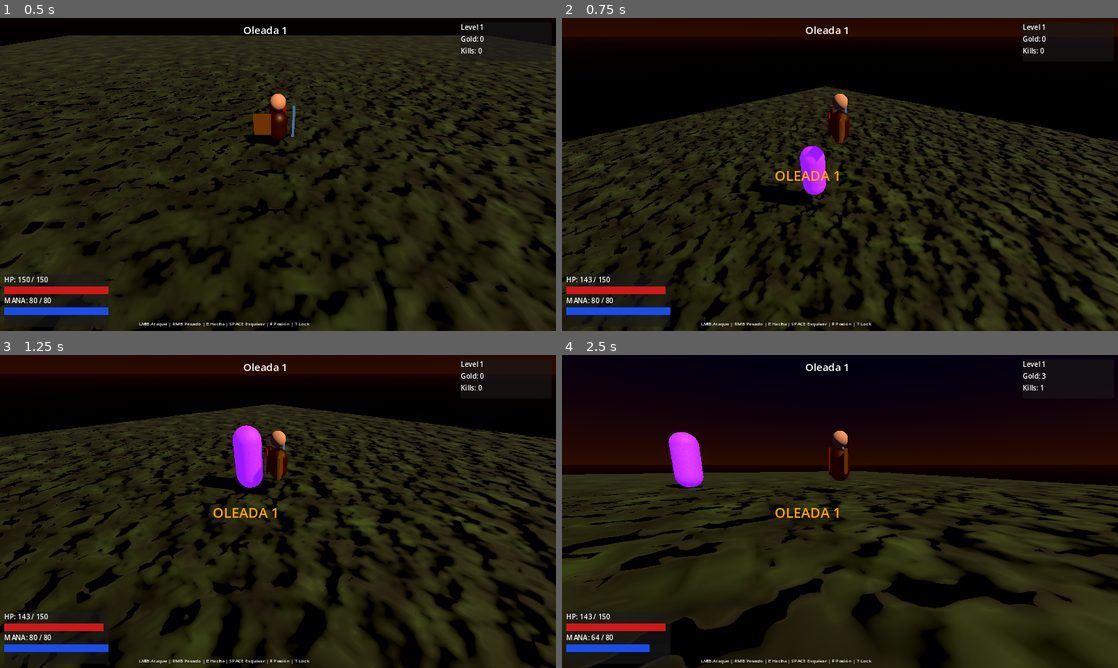
Above: before the commit, frames 1-4 (two rows, left to right).
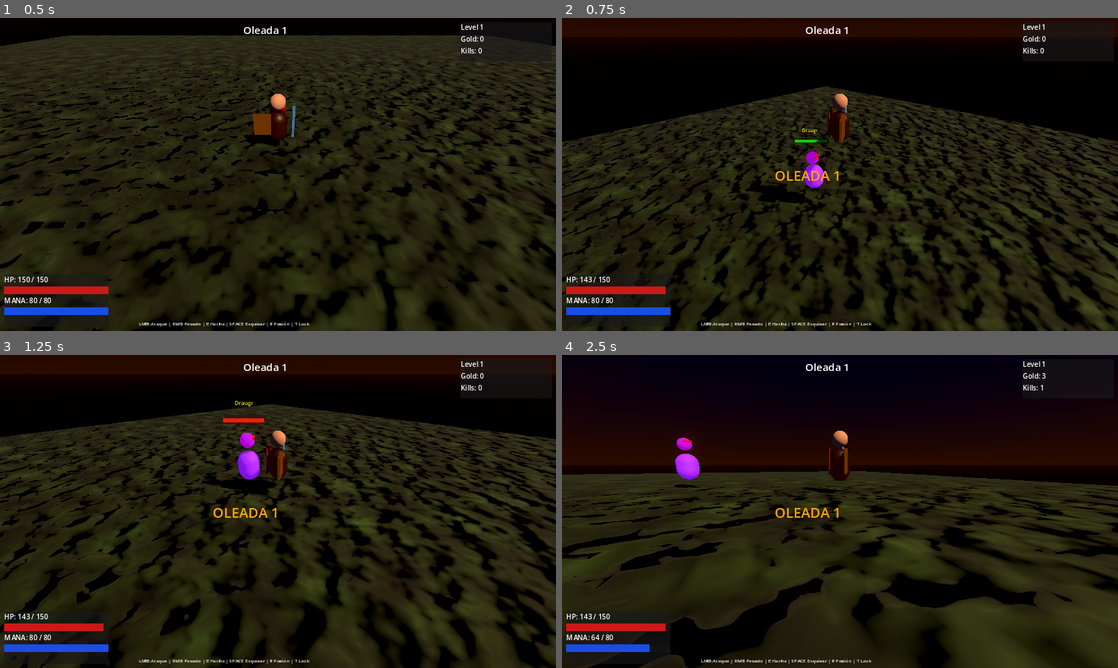
Above: after the commit, the same moments.

Repository: maicolrtu531-lab/michael
Game: Godot game, scene res://scenes/world/main.tscn
Same seed, same stepped clock (60 frames per second), same inputs: the game is played once before the commit and once after it.
Inputs (mouse positions are in pixels of both pictures, inside the frame that each line leads up to):
- Up to frame 1 (0.5 s): no input
- Up to frame 2 (0.75 s): tap Enter (ui_accept) at 0.5 s; move the mouse to (962, 158) at 0.52 s; hold D (move_right) from 0.53 s (still down); right-click (962, 158) at 0.6 s
- Up to frame 3 (1.25 s): keep holding D (move_right); tap Enter (ui_accept) at 0.77 s
- Up to frame 4 (2.5 s): move the mouse to (728, 527) at 1.27 s; release D (move_right) at 1.28 s; hold S (move_backward) 1.28-2.03 s; click (728, 527) at 1.35 s; tap Enter (ui_accept) at 1.52 s; move the mouse to (895, 442) at 2.02 s; hold D (move_right) from 2.03 s (still down); tap R (blizzard) at 2.1 s

Frame 1 is identical in both runs. In frame 2, 0.6% of the frame differs, in the area x 35-48%, y 35-60%; in frame 3, 1.0%, in the area x 35-48%, y 14-44%; in frame 4, 0.8%.

Commit message:
Add health bars + names above enemies (Label3D + scaled mesh), distinct enemy models with heads/eyes/horns/crown

Diff:
--- a/godot-wrath/scenes/enemies/baldur_boss.tscn
+++ b/godot-wrath/scenes/enemies/baldur_boss.tscn
@@ -1,19 +1,19 @@
-[gd_scene load_steps=6 format=3]
+[gd_scene load_steps=10 format=3]
 
 [ext_resource type="Script" path="res://scripts/enemies/baldur_boss.gd" id="1"]
 
-[sub_resource type="CapsuleShape3D" id="CapsuleShape3D_1"]
-radius = 0.7
+[sub_resource type="CapsuleShape3D" id="Col_1"]
+radius = 0.72
 height = 2.4
 
-[sub_resource type="CapsuleMesh" id="CapsuleMesh_1"]
-radius = 0.7
-height = 2.4
+[sub_resource type="CapsuleMesh" id="Body_mesh"]
+radius = 0.62
+height = 1.1
 
 [sub_resource type="FastNoiseLite" id="Noise_boss"]
 noise_type = 1
 seed = 77
-frequency = 0.2
+frequency = 0.18
 
 [sub_resource type="NoiseTexture2D" id="BossTex"]
 width = 512
@@ -21,23 +21,56 @@
 seamless = true
 noise = SubResource("Noise_boss")
 
-[sub_resource type="StandardMaterial3D" id="Mat_baldur"]
-albedo_color = Color(0.7, 0.5, 1.0, 1)
+[sub_resource type="StandardMaterial3D" id="Mat_body"]
+albedo_color = Color(0.65, 0.45, 1.0, 1)
 albedo_texture = SubResource("BossTex")
+metallic = 0.6
+roughness = 0.25
+emission_enabled = true
+emission = Color(0.55, 0.15, 1.0, 1)
+emission_energy_multiplier = 2.0
+
+[sub_resource type="SphereMesh" id="Head_mesh"]
+radius = 0.42
+height = 0.84
+
+[sub_resource type="StandardMaterial3D" id="Mat_head"]
+albedo_color = Color(0.8, 0.7, 1.0, 1)
 metallic = 0.5
 roughness = 0.3
 emission_enabled = true
-emission = Color(0.6, 0.2, 1.0, 1)
-emission_energy_multiplier = 2.2
+emission = Color(0.7, 0.4, 1.0, 1)
+emission_energy_multiplier = 1.5
+
+[sub_resource type="BoxMesh" id="Crown_mesh"]
+size = Vector3(0.9, 0.18, 0.9)
+
+[sub_resource type="StandardMaterial3D" id="Mat_crown"]
+albedo_color = Color(1.0, 0.85, 0.0, 1)
+metallic = 1.0
+roughness = 0.05
+emission_enabled = true
+emission = Color(1.0, 0.8, 0.0, 1)
+emission_energy_multiplier = 1.2
 
 [node name="Baldur" type="CharacterBody3D"]
 script = ExtResource("1")
 
 [node name="CollisionShape3D" type="CollisionShape3D" parent="."]
-shape = SubResource("CapsuleShape3D_1")
+shape = SubResource("Col_1")
 transform = Transform3D(1, 0, 0, 0, 1, 0, 0, 0, 1, 0, 1.2, 0)
 
 [node name="Mesh" type="MeshInstance3D" parent="."]
-mesh = SubResource("CapsuleMesh_1")
-surface_material_override/0 = SubResource("Mat_baldur")
-transform = Transform3D(1, 0, 0, 0, 1, 0, 0, 0, 1, 0, 1.2, 0)
+mesh = SubResource("Body_mesh")
+surface_material_override/0 = SubResource("Mat_body")
+transform = Transform3D(1, 0, 0, 0, 1, 0, 0, 0, 1, 0, 1.0, 0)
+
+[node name="HeadMesh" type="MeshInstance3D" parent="."]
+mesh = SubResource("Head_mesh")
+surface_material_override/0 = SubResource("Mat_head")
+transform = Transform3D(1, 0, 0, 0, 1, 0, 0, 0, 1, 0, 2.1, 0)
+
+[node name="Crown" type="MeshInstance3D" parent="."]
+mesh = SubResource("Crown_mesh")
+surface_material_override/0 = SubResource("Mat_crown")
+transform = Transform3D(1, 0, 0, 0, 1, 0, 0, 0, 1, 0, 2.55, 0)
--- a/godot-wrath/scenes/enemies/berserker.tscn
+++ b/godot-wrath/scenes/enemies/berserker.tscn
@@ -1,14 +1,14 @@
-[gd_scene load_steps=6 format=3]
+[gd_scene load_steps=10 format=3]
 
 [ext_resource type="Script" path="res://scripts/enemies/berserker.gd" id="1"]
 
-[sub_resource type="CapsuleShape3D" id="CapsuleShape3D_1"]
-radius = 0.38
+[sub_resource type="CapsuleShape3D" id="Col_1"]
+radius = 0.42
 height = 1.6
 
-[sub_resource type="CapsuleMesh" id="CapsuleMesh_1"]
-radius = 0.38
-height = 1.6
+[sub_resource type="CapsuleMesh" id="Body_mesh"]
+radius = 0.36
+height = 0.75
 
 [sub_resource type="FastNoiseLite" id="Noise_b"]
 noise_type = 2
@@ -21,23 +21,51 @@
 seamless = true
 noise = SubResource("Noise_b")
 
-[sub_resource type="StandardMaterial3D" id="Mat_berserker"]
-albedo_color = Color(0.9, 0.3, 0.0, 1)
+[sub_resource type="StandardMaterial3D" id="Mat_body"]
+albedo_color = Color(0.85, 0.25, 0.0, 1)
 albedo_texture = SubResource("BersTex")
-metallic = 0.3
+metallic = 0.4
 roughness = 0.5
 emission_enabled = true
-emission = Color(1.0, 0.3, 0.0, 1)
+emission = Color(1.0, 0.35, 0.0, 1)
 emission_energy_multiplier = 1.0
+
+[sub_resource type="SphereMesh" id="Head_mesh"]
+radius = 0.22
+height = 0.44
+
+[sub_resource type="StandardMaterial3D" id="Mat_head"]
+albedo_color = Color(0.6, 0.15, 0.0, 1)
+emission_enabled = true
+emission = Color(1.0, 0.2, 0.0, 1)
+emission_energy_multiplier = 0.6
+
+[sub_resource type="BoxMesh" id="Horns_mesh"]
+size = Vector3(0.5, 0.08, 0.08)
+
+[sub_resource type="StandardMaterial3D" id="Mat_horns"]
+albedo_color = Color(0.1, 0.1, 0.1, 1)
+metallic = 0.8
+roughness = 0.2
 
 [node name="Berserker" type="CharacterBody3D"]
 script = ExtResource("1")
 
 [node name="CollisionShape3D" type="CollisionShape3D" parent="."]
-shape = SubResource("CapsuleShape3D_1")
+shape = SubResource("Col_1")
 transform = Transform3D(1, 0, 0, 0, 1, 0, 0, 0, 1, 0, 0.8, 0)
 
 [node name="Mesh" type="MeshInstance3D" parent="."]
-mesh = SubResource("CapsuleMesh_1")
-surface_material_override/0 = SubResource("Mat_berserker")
-transform = Transform3D(1, 0, 0, 0, 1, 0, 0, 0, 1, 0, 0.8, 0)
+mesh = SubResource("Body_mesh")
+surface_material_override/0 = SubResource("Mat_body")
+transform = Transform3D(1, 0, 0, 0, 1, 0, 0, 0, 1, 0, 0.65, 0)
+
+[node name="HeadMesh" type="MeshInstance3D" parent="."]
+mesh = SubResource("Head_mesh")
+surface_material_override/0 = SubResource("Mat_head")
+transform = Transform3D(1, 0, 0, 0, 1, 0, 0, 0, 1, 0, 1.35, 0)
+
+[node name="Horns" type="MeshInstance3D" parent="."]
+mesh = SubResource("Horns_mesh")
+surface_material_override/0 = SubResource("Mat_horns")
+transform = Transform3D(1, 0, 0, 0, 1, 0, 0, 0, 1, 0, 1.55, 0)
--- a/godot-wrath/scenes/enemies/draugr.tscn
+++ b/godot-wrath/scenes/enemies/draugr.tscn
@@ -1,14 +1,14 @@
-[gd_scene load_steps=6 format=3]
+[gd_scene load_steps=10 format=3]
 
 [ext_resource type="Script" path="res://scripts/enemies/draugr.gd" id="1"]
 
-[sub_resource type="CapsuleShape3D" id="CapsuleShape3D_1"]
+[sub_resource type="CapsuleShape3D" id="Col_1"]
 radius = 0.4
 height = 1.8
 
-[sub_resource type="CapsuleMesh" id="CapsuleMesh_1"]
-radius = 0.4
-height = 1.8
+[sub_resource type="CapsuleMesh" id="Body_mesh"]
+radius = 0.32
+height = 0.85
 
 [sub_resource type="FastNoiseLite" id="Noise_d"]
 noise_type = 1
@@ -21,23 +21,52 @@
 seamless = true
 noise = SubResource("Noise_d")
 
-[sub_resource type="StandardMaterial3D" id="Mat_draugr"]
-albedo_color = Color(0.35, 0.1, 0.5, 1)
+[sub_resource type="StandardMaterial3D" id="Mat_body"]
+albedo_color = Color(0.3, 0.08, 0.45, 1)
 albedo_texture = SubResource("DraugrTex")
-metallic = 0.2
-roughness = 0.7
+metallic = 0.1
+roughness = 0.75
 emission_enabled = true
 emission = Color(0.5, 0.1, 0.9, 1)
-emission_energy_multiplier = 1.2
+emission_energy_multiplier = 1.0
+
+[sub_resource type="SphereMesh" id="Head_mesh"]
+radius = 0.2
+height = 0.4
+
+[sub_resource type="StandardMaterial3D" id="Mat_head"]
+albedo_color = Color(0.15, 0.05, 0.25, 1)
+emission_enabled = true
+emission = Color(0.8, 0.0, 1.0, 1)
+emission_energy_multiplier = 0.8
+
+[sub_resource type="BoxMesh" id="Eye_mesh"]
+size = Vector3(0.25, 0.06, 0.05)
+
+[sub_resource type="StandardMaterial3D" id="Mat_eyes"]
+albedo_color = Color(1.0, 0.0, 0.0, 1)
+emission_enabled = true
+emission = Color(1.0, 0.0, 0.0, 1)
+emission_energy_multiplier = 3.0
 
 [node name="Draugr" type="CharacterBody3D"]
 script = ExtResource("1")
 
 [node name="CollisionShape3D" type="CollisionShape3D" parent="."]
-shape = SubResource("CapsuleShape3D_1")
+shape = SubResource("Col_1")
 transform = Transform3D(1, 0, 0, 0, 1, 0, 0, 0, 1, 0, 0.9, 0)
 
 [node name="Mesh" type="MeshInstance3D" parent="."]
-mesh = SubResource("CapsuleMesh_1")
-surface_material_override/0 = SubResource("Mat_draugr")
-transform = Transform3D(1, 0, 0, 0, 1, 0, 0, 0, 1, 0, 0.9, 0)
+mesh = SubResource("Body_mesh")
+surface_material_override/0 = SubResource("Mat_body")
+transform = Transform3D(1, 0, 0, 0, 1, 0, 0, 0, 1, 0, 0.7, 0)
+
+[node name="HeadMesh" type="MeshInstance3D" parent="."]
+mesh = SubResource("Head_mesh")
+surface_material_override/0 = SubResource("Mat_head")
+transform = Transform3D(1, 0, 0, 0, 1, 0, 0, 0, 1, 0, 1.42, 0)
+
+[node name="Eyes" type="MeshInstance3D" parent="."]
+mesh = SubResource("Eye_mesh")
+surface_material_override/0 = SubResource("Mat_eyes")
+transform = Transform3D(1, 0, 0, 0, 1, 0, 0, 0, 1, 0, 1.5, 0.18)
--- a/godot-wrath/scripts/enemies/baldur_boss.gd
+++ b/godot-wrath/scripts/enemies/baldur_boss.gd
@@ -7,7 +7,7 @@
 var slam_cd     : float = 0.0
 
 func _on_ready_extra() -> void:
-	enemy_name   = "Baldur"
+	enemy_name   = "⚡ BALDUR ⚡"
 	max_hp       = 800
 	hp           = max_hp
 	move_speed   = 4.0
@@ -16,6 +16,9 @@
 	detect_range = 30.0
 	exp_reward   = 500
 	gold_reward  = 100
+
+func _get_bar_height() -> float:
+	return 3.0
 
 func _get_color() -> Color:
 	return Color(0.86, 0.71, 1.0, 1) if phase == 1 else Color(1.0, 0.31, 0.12, 1)
--- a/godot-wrath/scripts/enemies/enemy_base.gd
+++ b/godot-wrath/scripts/enemies/enemy_base.gd
@@ -24,12 +24,18 @@
 
 @onready var mesh : MeshInstance3D = $Mesh
 
+# UI nodes created at runtime
+var name_label  : Label3D        = null
+var hp_bar_bg   : MeshInstance3D = null
+var hp_bar_fg   : MeshInstance3D = null
+var hp_bar_mat  : StandardMaterial3D = null
+
 func _ready() -> void:
 	hp = max_hp
 	add_to_group("enemy")
-	# Find player after scene is ready
 	call_deferred("_find_player")
 	_on_ready_extra()
+	call_deferred("_build_overhead_ui")
 
 func _find_player() -> void:
 	player = get_tree().get_first_node_in_group("player")
@@ -37,28 +43,82 @@
 func _on_ready_extra() -> void:
 	pass
 
+func _build_overhead_ui() -> void:
+	var bar_height = _get_bar_height()
+
+	# Name label
+	name_label = Label3D.new()
+	name_label.text       = enemy_name
+	name_label.font_size  = 28
+	name_label.modulate   = Color(1.0, 0.9, 0.2, 1)
+	name_label.outline_size = 6
+	name_label.outline_modulate = Color(0, 0, 0, 1)
+	name_label.billboard  = BaseMaterial3D.BILLBOARD_ENABLED
+	name_label.no_depth_test = true
+	name_label.position   = Vector3(0, bar_height + 0.35, 0)
+	add_child(name_label)
+
+	# HP bar background (gray)
+	hp_bar_bg = MeshInstance3D.new()
+	var bg_mesh    = BoxMesh.new()
+	bg_mesh.size   = Vector3(1.1, 0.14, 0.02)
+	hp_bar_bg.mesh = bg_mesh
+	var bg_mat           = StandardMaterial3D.new()
+	bg_mat.albedo_color  = Color(0.15, 0.15, 0.15, 1)
+	bg_mat.billboard_mode = BaseMaterial3D.BILLBOARD_ENABLED
+	bg_mat.no_depth_test = true
+	hp_bar_bg.set_surface_override_material(0, bg_mat)
+	hp_bar_bg.position = Vector3(0, bar_height, 0)
+	add_child(hp_bar_bg)
+
+	# HP bar foreground (red/green)
+	hp_bar_fg = MeshInstance3D.new()
+	var fg_mesh    = BoxMesh.new()
+	fg_mesh.size   = Vector3(1.0, 0.10, 0.03)
+	hp_bar_fg.mesh = fg_mesh
+	hp_bar_mat           = StandardMaterial3D.new()
+	hp_bar_mat.albedo_color  = Color(0.0, 0.85, 0.1, 1)
+	hp_bar_mat.billboard_mode = BaseMaterial3D.BILLBOARD_ENABLED
+	hp_bar_mat.no_depth_test = true
+	hp_bar_mat.emission_enabled = true
+	hp_bar_mat.emission = Color(0.0, 0.5, 0.05, 1)
+	hp_bar_mat.emission_energy_multiplier = 0.5
+	hp_bar_fg.set_surface_override_material(0, hp_bar_mat)
+	hp_bar_fg.position = Vector3(0, bar_height, 0.01)
+	add_child(hp_bar_fg)
+
+func _get_bar_height() -> float:
+	return 2.0
+
+func _update_hp_bar() -> void:
+	if not hp_bar_fg or not hp_bar_mat:
+		return
+	var ratio = clamp(float(hp) / float(max_hp), 0.0, 1.0)
+	hp_bar_fg.scale.x = ratio
+	hp_bar_fg.position.x = (ratio - 1.0) * 0.5  # anchor left
+	var col = Color(1.0 - ratio, ratio * 0.85, 0.05, 1)
+	hp_bar_mat.albedo_color = col
+	hp_bar_mat.emission     = col * 0.5
+
 func _physics_process(delta: float) -> void:
 	if is_dead:
 		return
 
-	# Gravity
 	if not is_on_floor():
 		gravity_vel -= 20.0 * delta
 	else:
 		gravity_vel = -2.0
 	velocity.y = gravity_vel
 
-	# Frozen
 	if frozen_timer > 0:
 		frozen_timer -= delta
 		move_and_slide()
-		return
-
-	# Cooldowns
+		_update_hp_bar()
+		return
+
 	if attack_cd > 0:
 		attack_cd -= delta
 
-	# Knockback
 	if knockback.length() > 0.5:
 		velocity.x = knockback.x
 		velocity.z = knockback.z
@@ -88,11 +148,9 @@
 				state = State.IDLE
 
 		State.ATTACK:
-			# Stop and face player
 			velocity.x = lerp(velocity.x, 0.0, 12.0 * delta)
 			velocity.z = lerp(velocity.z, 0.0, 12.0 * delta)
 			_face_player(delta)
-
 			if dist > attack_range + 0.5:
 				state = State.CHASE
 			elif attack_cd <= 0:
@@ -102,14 +160,14 @@
 				_flash(Color(1.0, 0.3, 0.0, 1))
 
 	move_and_slide()
+	_update_hp_bar()
 
 func _move_toward_player(delta: float, dist: float) -> void:
 	var dir = (player.global_position - global_position)
 	dir.y = 0
 	dir = dir.normalized()
-	var spd = _get_speed(delta, dist)
-	velocity.x = dir.x * spd
-	velocity.z = dir.z * spd
+	velocity.x = dir.x * _get_speed(delta, dist)
+	velocity.z = dir.z * _get_speed(delta, dist)
 	_face_player(delta)
 
 func _get_speed(_delta: float, _dist: float) -> float:
@@ -153,6 +211,9 @@
 	is_dead = true
 	state   = State.DEAD
 	velocity = Vector3.ZERO
+	if name_label:  name_label.visible  = false
+	if hp_bar_bg:   hp_bar_bg.visible   = false
+	if hp_bar_fg:   hp_bar_fg.visible   = false
 	emit_signal("died", self)
 	if player and player.has_method("on_enemy_killed"):
 		player.on_enemy_killed(exp_reward, gold_reward)
@@ -161,6 +222,3 @@
 
 func _get_color() -> Color:
 	return Color(0.7, 0.2, 0.8, 1)
-
-func _update_timers(_delta: float) -> void:
-	pass
